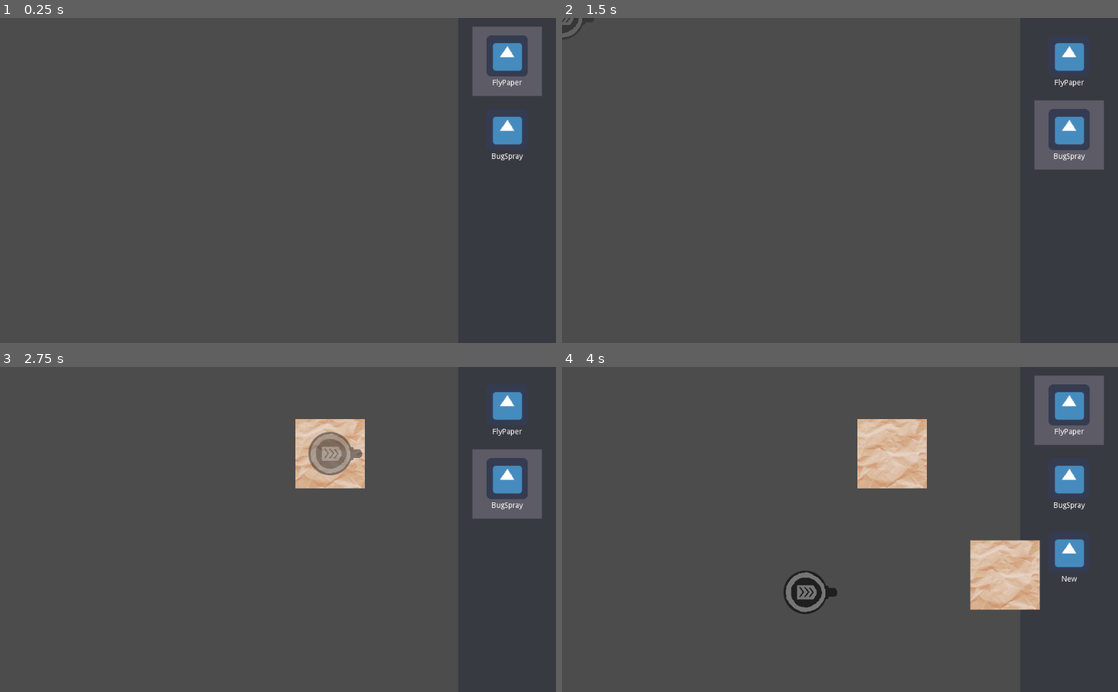
Above: before the commit, frames 1-4 (two rows, left to right).
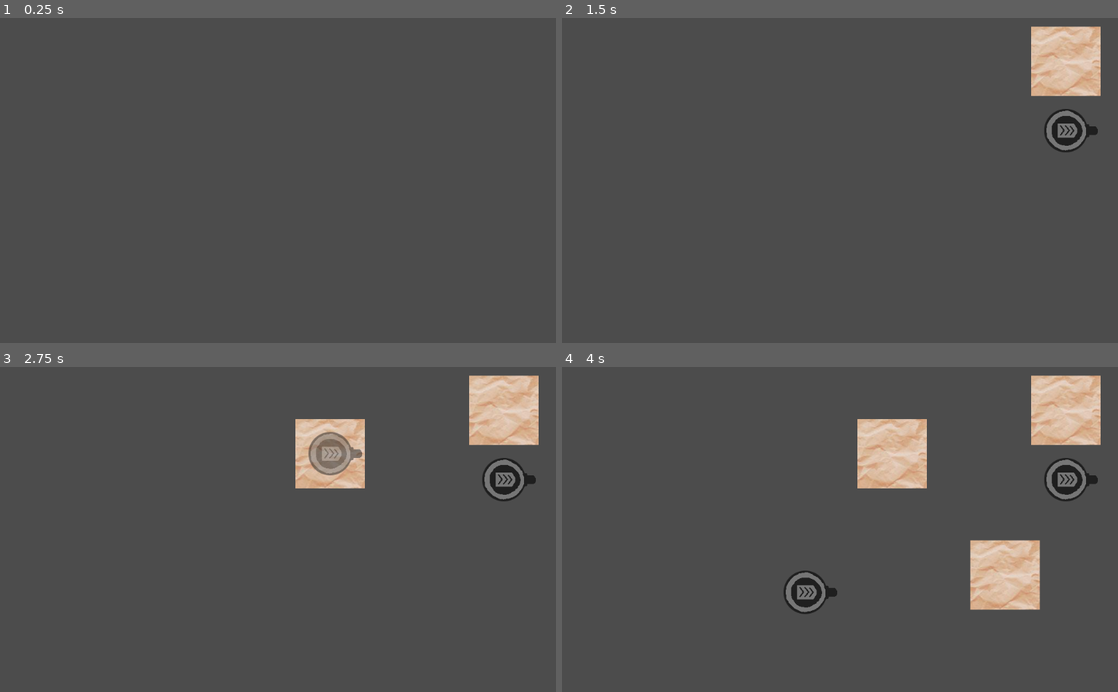
Above: after the commit, the same moments.

Repository: warriormaster12/SlimeNation
Game: Godot game, scene res://PhaseBuild/Root/Root.tscn
The game is run twice, just before and just after one commit, with the same random seed, the same clock (stepped at 60 frames per second) and the same inputs. The engine's default icon, where the game draws it, is replaced by a stand-in: a white triangle on a blue panel in a dark square.
Inputs (mouse positions are in pixels of both pictures, inside the frame that each line leads up to):
- Up to frame 1 (0.25 s): no input
- Up to frame 2 (1.5 s): tap Enter at 0.5 s; move the mouse to (1067, 60) at 0.52 s; hold 1 (game_build_select_trap_1) 0.53-1.28 s; click (1067, 60) at 0.67 s; tap 2 (game_build_select_trap_2) at 0.8, 1.35 s; tap Space at 1.25 s; move the mouse to (1067, 135) at 1.27 s; click (1067, 135) at 1.42 s
- Up to frame 3 (2.75 s): tap 3 (game_build_select_trap_3) at 1.55 s; tap Enter at 2 s; move the mouse to (333, 458) at 2.02 s; hold 3 (game_build_select_trap_3) from 2.03 s (still down); click (333, 458) at 2.17 s; tap 4 (game_build_select_trap_4) at 2.3 s
- Up to frame 4 (4 s): tap Space at 2.75 s; move the mouse to (812, 594) at 2.77 s; release 3 (game_build_select_trap_3) at 2.78 s; tap 4 (game_build_select_trap_4) at 2.85 s; click (812, 594) at 2.92 s; tap 5 (game_build_select_trap_5) at 3.05 s; tap Enter at 3.5 s; move the mouse to (1006, 578) at 3.52 s; hold 5 (game_build_select_trap_5) from 3.53 s (still down); click (1006, 578) at 3.67 s; tap T at 3.8 s

The runs differ from the first frame. In frame 1, 2.6% of the frame differs, in the area x 85-98%, y 2-44%; in frame 2, 5.1%, in the area x 84-98%, y 2-47%; in frame 3, 5.1%; in frame 4, 4.2%.

Commit message:
feat: Update Builder when build menu is toggled

Diff:
--- a/SlimeNation/PhaseBuild/BuildMenu/BuildMenu.gd
+++ b/SlimeNation/PhaseBuild/BuildMenu/BuildMenu.gd
@@ -1,47 +1,52 @@
 extends WindowDialog
+
+signal state_changed(is_open)
 
 onready var __trap_list = $Margin/Scroll/HBox/TrapList
 var is_open = false
 
 func _ready():
-    assert(__trap_list != null, "Could not find child 'TrapList'")
-    get_close_button().hide()
-    var _err
-    _err = BuildPhaseState.connect("available_traps_changed", self, "_on_available_traps_changed")
-    _err = BuildPhaseState.connect("selected_trap_index_changed", self, "_on_selected_trap_index_changed")
-    refresh_traps()
-    call_deferred("open_menu")
+	assert(__trap_list != null, "Could not find child 'TrapList'")
+	get_close_button().hide()
+	var _err
+	_err = BuildPhaseState.connect("available_traps_changed", self, "_on_available_traps_changed")
+	_err = BuildPhaseState.connect("selected_trap_index_changed", self, "_on_selected_trap_index_changed")
+	refresh_traps()
 
 func open_menu() -> void:
-    popup()
-    is_open = true
+	popup()
+	is_open = true
+	emit_signal("state_changed", true)
 
 func close_menu() -> void:
-    visible = false
-    is_open = false
+	visible = false
+	is_open = false
+	emit_signal("state_changed", false)
 
 func refresh_traps() -> void:
-    __trap_list.clear()
-    for trap in BuildPhaseState.available_traps:
-        __trap_list.add_item(trap, "res://icon.png")
-    __trap_list.select_item(BuildPhaseState.selected_trap_index)
+	__trap_list.clear()
+	for trap in BuildPhaseState.available_traps:
+		__trap_list.add_item(trap, "res://icon.png")
+	__trap_list.select_item(BuildPhaseState.selected_trap_index)
 
 func _unhandled_input(event):
-    if event is InputEventMouseButton:
-        # WindowDialog automatically sets visible to false when the
-        # property 'exclusive' is false. Setting the 'exclusive' property
-        # to true, blocks the event propagation and as such, cannot be used.
-        if is_open:
-            visible = true
-
-    if event.is_action_pressed("game_build_menu_toggle"):
-        if visible:
-            close_menu()
-        else:
-            open_menu()
+	if event is InputEventMouseButton:
+		# WindowDialog automatically sets visible to false when the
+		# property 'exclusive' is false. Setting the 'exclusive' property
+		# to true, blocks the event propagation and as such, cannot be used.
+		if is_open:
+			visible = true
 
 func _on_available_traps_changed() -> void:
-    refresh_traps()
+	refresh_traps()
 
 func _on_selected_trap_index_changed(idx: int) -> void:
-    __trap_list.select_item(idx)
+	__trap_list.select_item(idx)
+
+# InputHandler signals
+
+func _on_InputHandler_toggle_build_menu():
+	if visible:
+		close_menu()
+	else:
+		open_menu()
--- a/SlimeNation/PhaseBuild/BuildPhaseState.gd
+++ b/SlimeNation/PhaseBuild/BuildPhaseState.gd
@@ -3,7 +3,7 @@
 
 signal selected_trap_index_changed(index)
 # Index into available_traps or -1
-var selected_trap_index: int setget _set_selected_trap_index
+var selected_trap_index: int = -1 setget _set_selected_trap_index
 
 signal available_traps_changed()
 # String[]: Names of the traps
--- a/SlimeNation/PhaseBuild/Root/InputHandler.gd
+++ b/SlimeNation/PhaseBuild/Root/InputHandler.gd
@@ -5,6 +5,7 @@
 signal select_trap(index)
 signal select_next_trap()
 signal select_prev_trap()
+signal toggle_build_menu()
 
 func _ready():
 	pass # Replace with function body.
@@ -37,6 +38,9 @@
 	elif event.is_action_pressed("game_build_select_trap_5"):
 		_log("Emit select_trap 4")
 		emit_signal("select_trap", 4)
+	elif event.is_action_pressed("game_build_menu_toggle"):
+		_log("Emit toggle_build_menu")
+		emit_signal("toggle_build_menu")
 	elif event is InputEventKey and event.is_pressed():
 		if event.scancode == KEY_T:
 			_log("Register new trap 'New' with id '10'")
--- a/SlimeNation/PhaseBuild/Root/Root.tscn
+++ b/SlimeNation/PhaseBuild/Root/Root.tscn
@@ -6,6 +6,14 @@
 
 [node name="Root" type="Node"]
 
+[node name="UIRoot" type="CanvasLayer" parent="."]
+
+[node name="BuildMenu" parent="UIRoot" instance=ExtResource( 3 )]
+anchor_left = 1.0
+margin_left = -160.0
+margin_right = 20.0
+grow_horizontal = 0
+
 [node name="Builder" type="Node2D" parent="."]
 script = ExtResource( 1 )
 container_path = NodePath("../TrapContainer")
@@ -13,22 +21,10 @@
 [node name="InputHandler" type="Node2D" parent="."]
 script = ExtResource( 2 )
 
-[node name="UIRoot" type="Control" parent="."]
-anchor_right = 1.0
-anchor_bottom = 1.0
-mouse_filter = 2
-__meta__ = {
-"_edit_use_anchors_": false
-}
-
-[node name="BuildMenu" parent="UIRoot" instance=ExtResource( 3 )]
-anchor_left = 1.0
-margin_left = -160.0
-margin_right = 20.0
-grow_horizontal = 0
-
 [node name="TrapContainer" type="Node2D" parent="."]
+[connection signal="state_changed" from="UIRoot/BuildMenu" to="Builder" method="_on_BuildMenu_state_changed"]
 [connection signal="place_trap" from="InputHandler" to="Builder" method="_on_InputHandler_place_trap"]
 [connection signal="select_next_trap" from="InputHandler" to="Builder" method="_on_InputHandler_select_next_trap"]
 [connection signal="select_prev_trap" from="InputHandler" to="Builder" method="_on_InputHandler_select_prev_trap"]
 [connection signal="select_trap" from="InputHandler" to="Builder" method="_on_InputHandler_select_trap"]
+[connection signal="toggle_build_menu" from="InputHandler" to="UIRoot/BuildMenu" method="_on_InputHandler_toggle_build_menu"]
--- a/SlimeNation/PhaseBuild/Root/builder.gd
+++ b/SlimeNation/PhaseBuild/Root/builder.gd
@@ -15,16 +15,16 @@
 
 
 func _init() -> void:
-    __index = 0
-    refresh_traps()
-    var _err = EntityDb.connect("register_trap", self, "_on_EntityDb_register_trap")
+    var _err
+    _err = EntityDb.connect("register_trap", self, "_on_EntityDb_register_trap")
+    _err = EntityDb.connect("unregister_trap", self, "_on_EntityDb_unregister_trap")
 
 func select_trap(idx: int) -> void:
     if trap_ghost != null:
         trap_ghost.queue_free()
         remove_child(trap_ghost)
         trap_ghost = null
-    if self.__traps.empty():
+    if self.__traps.empty() or idx < 0:
         self.__index = -1 # Invalid value
         _log("Deselect trap")
     else:
@@ -50,17 +50,19 @@
 
 # Built-in functions
 
+func _ready():
+    refresh_traps()
+
 func _process(_delta):
     if self.__index == -1:
         return
     if trap_ghost != null:
         trap_ghost.position = _fit_to_cell(cursor_pos)
 
-func _unhandled_input(event):
+func _unhandled_input(_event):
     if self.__index == -1:
         return
-    if event is InputEventMouseMotion:
-        cursor_pos = event.position
+    cursor_pos = get_viewport().get_mouse_position()
 
 # EntityDB signals
 
@@ -94,10 +96,18 @@
     select_trap(index)
 
 func _on_InputHandler_select_next_trap():
-    select_trap(self.__index + 1)
+    select_trap(_wrap_index(self.__index + 1, self.__traps))
 
 func _on_InputHandler_select_prev_trap():
-    select_trap(self.__index - 1)
+    select_trap(_wrap_index(self.__index - 1, self.__traps))
+
+# BuildMenu signals
+
+func _on_BuildMenu_state_changed(is_open: bool):
+    if is_open:
+        select_trap(0)
+    else:
+        select_trap(-1)
 
 # Utility
 
--- a/SlimeNation/Scripts/Entity/EntityDB.gd
+++ b/SlimeNation/Scripts/Entity/EntityDB.gd
@@ -7,54 +7,54 @@
 var __trap_id: Dictionary = {}
 # [id]: PackedScene
 onready var __nodes: Dictionary = {
-    # Hard-coded scenes
-    0: preload("res://Scenes/FlyPaper/FlyPaper.tscn"),
-    1: preload("res://Scenes/BugSpray/BugSpray.tscn")
+	# Hard-coded scenes
+	0: preload("res://Scenes/FlyPaper/FlyPaper.tscn"),
+	1: preload("res://Scenes/BugSpray/BugSpray.tscn")
 }
 
 
 func _init():
-    # Load entities
-    _load_traps()
+	# Load entities
+	_load_traps()
 
 func _load_traps() -> void:
-    # Not using register_trap_id() to avoid sending signals
-    __trap_id["FlyPaper"] = 0
-    __trap_id["BugSpray"] = 1
+	# Not using register_trap_id() to avoid sending signals
+	__trap_id["FlyPaper"] = 0
+	__trap_id["BugSpray"] = 1
 
 # Registers a trap id.
 # @param name The name of the trap
 # @param id The id of the trap
 func register_trap_id(name: String, id: int) -> void:
-    assert(__trap_id.values().find(id) == -1, "Trap with id '%d' already exists" % id)
-    __trap_id[name] = id
-    emit_signal("register_trap", name)
+	assert(__trap_id.values().find(id) == -1, "Trap with id '%d' already exists" % id)
+	__trap_id[name] = id
+	emit_signal("register_trap", name)
 
 # Unregisters a trap id.
 # @param name The name of the trap
 func unregister_trap_id(name: String) -> void:
-    if __trap_id.erase(name):
-        emit_signal("unregister_trap", name)
+	if __trap_id.erase(name):
+		emit_signal("unregister_trap", name)
 
 # Gets the id of a trap by name.
 # @param name The name of the trap
 # @return -1 if the the trap does not exist
 func get_trap_id(name: String) -> int:
-    return __trap_id.get(name, -1)
+	return __trap_id.get(name, -1)
 
 # Checks if a trap with the name exists.
 func has_trap_id(name: String) -> bool:
-    return __trap_id.has(name)
+	return __trap_id.has(name)
 
 # Returns all registered trap ids.
 # @return An Array of Strings
 func get_all_trap_ids() -> Array:
-    return __trap_id.keys()
+	return __trap_id.keys()
 
 # Returns a PackedScene that can be instantiated.
 # @return null if no scene has been loaded for that name
 func get_entity_node(name: String) -> PackedScene:
-    var id = get_trap_id(name)
-    if __nodes == null or not __nodes.has(id):
-        return null
-    return __nodes[id]
+	var id = get_trap_id(name)
+	if __nodes == null or not __nodes.has(id):
+		return null
+	return __nodes[id]
